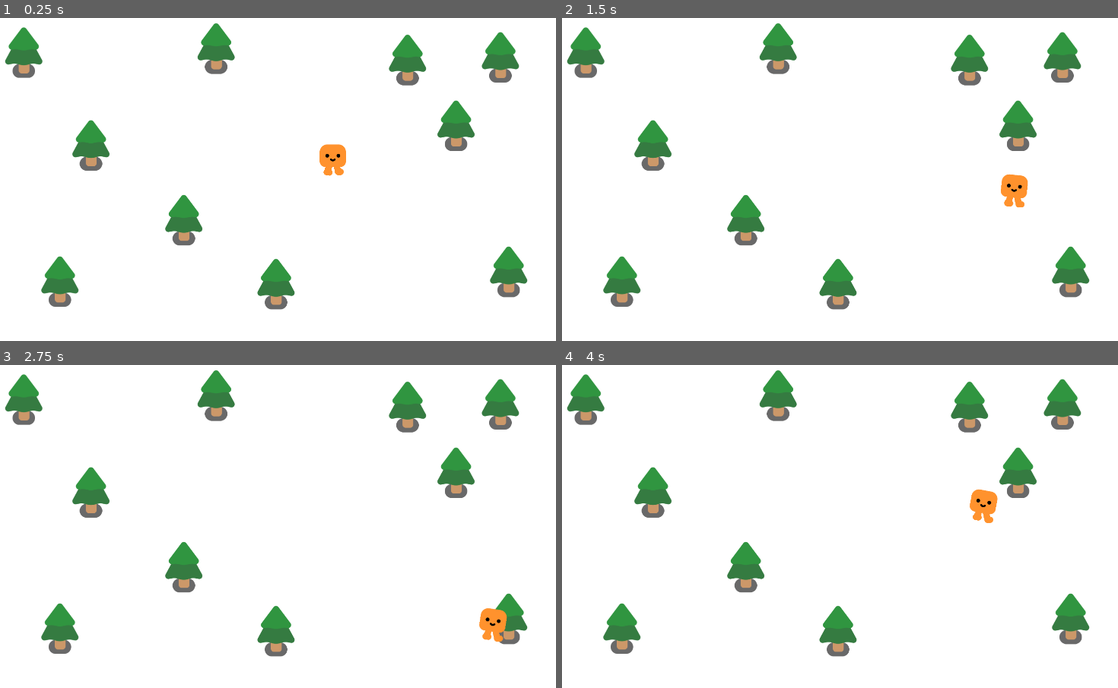
Above: before the commit, frames 1-4 (two rows, left to right).
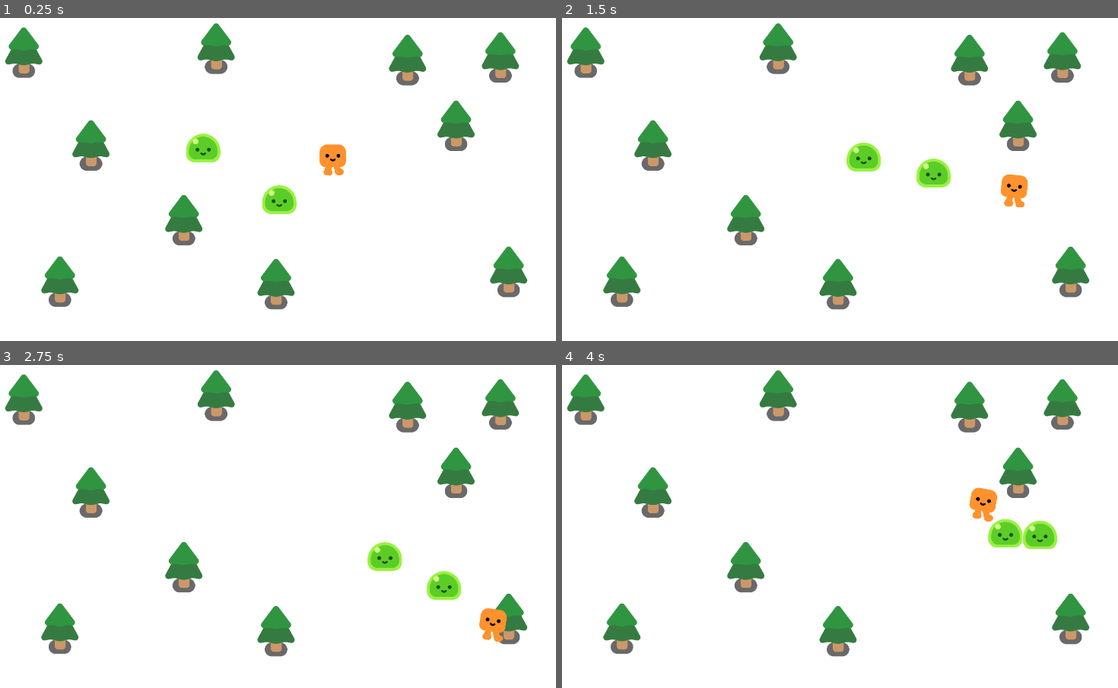
Above: after the commit, the same moments.

Repository: zuzu0103/godot-first-2d-game
Game: Godot game, scene res://survivours_game.tscn
The game is run twice, just before and just after one commit, with the same random seed, the same clock (stepped at 60 frames per second) and the same inputs. This scene is started directly instead of the project's main scene.
Inputs:
- Up to frame 1 (0.25 s): no input
- Up to frame 2 (1.5 s): hold D (move_right) 0.53-1.28 s; hold S (move_down) from 1.28 s (still down)
- Up to frame 3 (2.75 s): release S (move_down) at 2.03 s; hold D (move_right) from 2.03 s (still down)
- Up to frame 4 (4 s): release D (move_right) at 2.78 s; hold W (move_up) 2.78-3.53 s; hold A (move_left) from 3.53 s (still down)

The runs differ from the first frame. In frame 1, 0.9% of the frame differs, in the area x 33-54%, y 35-61%; in frame 2, 0.9%; in frame 3, 0.9%; in frame 4, 1.0%, in the area x 73-90%, y 37-57%.

Commit message:
Create enemy
- Created enemy scene with slime sprite
- Added collision to enemy
- Made enemy follow player
- Added enemies to scene

Diff:
--- /dev/null
+++ b/enemy.gd
@@ -0,0 +1,9 @@
+extends CharacterBody2D
+
+@onready  var player = get_node("/root/Game/Player")
+var speed = 15000.0
+
+func _physics_process(delta):
+	var direction = global_position.direction_to(player.global_position)
+	velocity = direction * speed * delta
+	move_and_slide()
--- /dev/null
+++ b/enemy.tscn
@@ -0,0 +1,16 @@
+[gd_scene load_steps=4 format=3 uid="uid://b7otsx73b65m2"]
+
+[ext_resource type="Script" uid="uid://cuipr3fjp2ptc" path="res://enemy.gd" id="1_4gyqm"]
+[ext_resource type="PackedScene" uid="uid://ogik4s70pgwl" path="res://characters/slime/slime.tscn" id="1_7k104"]
+
+[sub_resource type="CircleShape2D" id="CircleShape2D_7k104"]
+radius = 53.0
+
+[node name="Enemy" type="CharacterBody2D"]
+script = ExtResource("1_4gyqm")
+
+[node name="Slime" parent="." instance=ExtResource("1_7k104")]
+
+[node name="CollisionShape2D" type="CollisionShape2D" parent="."]
+position = Vector2(0, -29)
+shape = SubResource("CircleShape2D_7k104")
--- a/survivours_game.tscn
+++ b/survivours_game.tscn
@@ -1,7 +1,8 @@
-[gd_scene load_steps=3 format=3 uid="uid://cral7cpj1i60k"]
+[gd_scene load_steps=4 format=3 uid="uid://bwk8lkqsh08i"]
 
 [ext_resource type="PackedScene" uid="uid://c181dpj4pa1ih" path="res://player.tscn" id="1_iql1l"]
-[ext_resource type="PackedScene" uid="uid://bof2f3ss1r15o" path="res://pine_tree.tscn" id="2_lpad1"]
+[ext_resource type="PackedScene" uid="uid://b7otsx73b65m2" path="res://enemy.tscn" id="2_dm6sl"]
+[ext_resource type="PackedScene" path="res://pine_tree.tscn" id="2_lpad1"]
 
 [node name="Game" type="Node2D"]
 y_sort_enabled = true
@@ -12,6 +13,12 @@
 
 [node name="Player" parent="." instance=ExtResource("1_iql1l")]
 position = Vector2(1088, 495)
+
+[node name="Enemy" parent="." instance=ExtResource("2_dm6sl")]
+position = Vector2(615, 445)
+
+[node name="Enemy2" parent="." instance=ExtResource("2_dm6sl")]
+position = Vector2(866, 650)
 
 [node name="PineTree" parent="." instance=ExtResource("2_lpad1")]
 position = Vector2(225, 888)
Not shown, added: enemy.gd.uid
